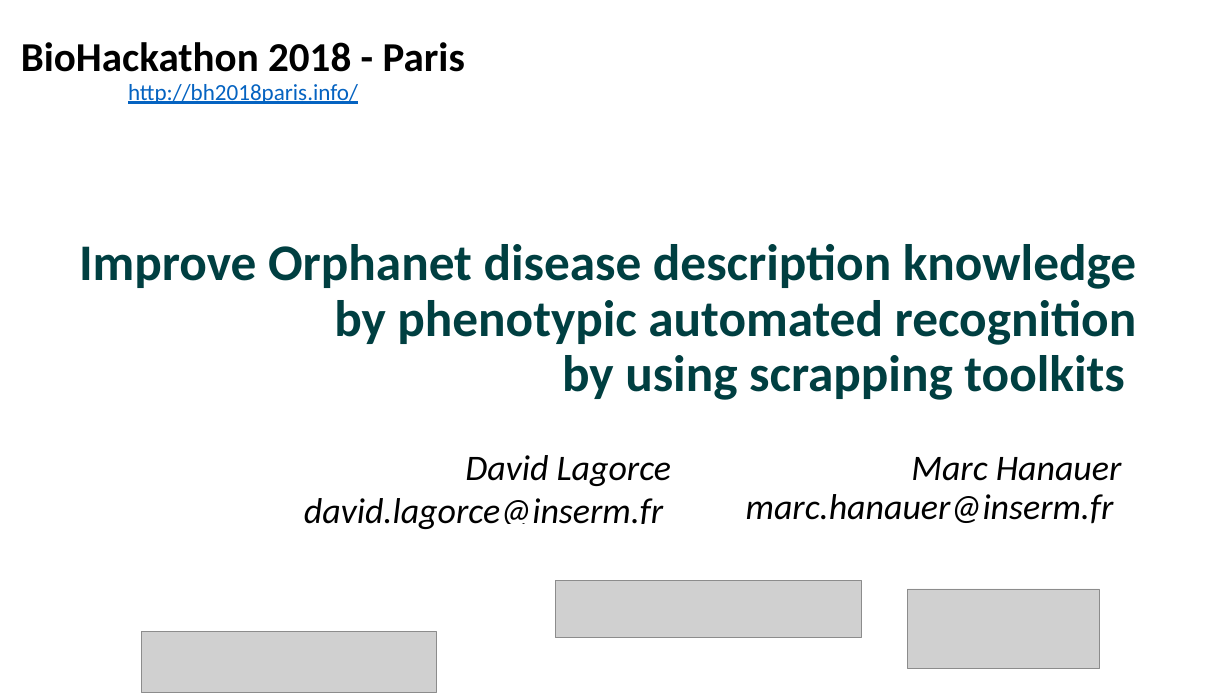
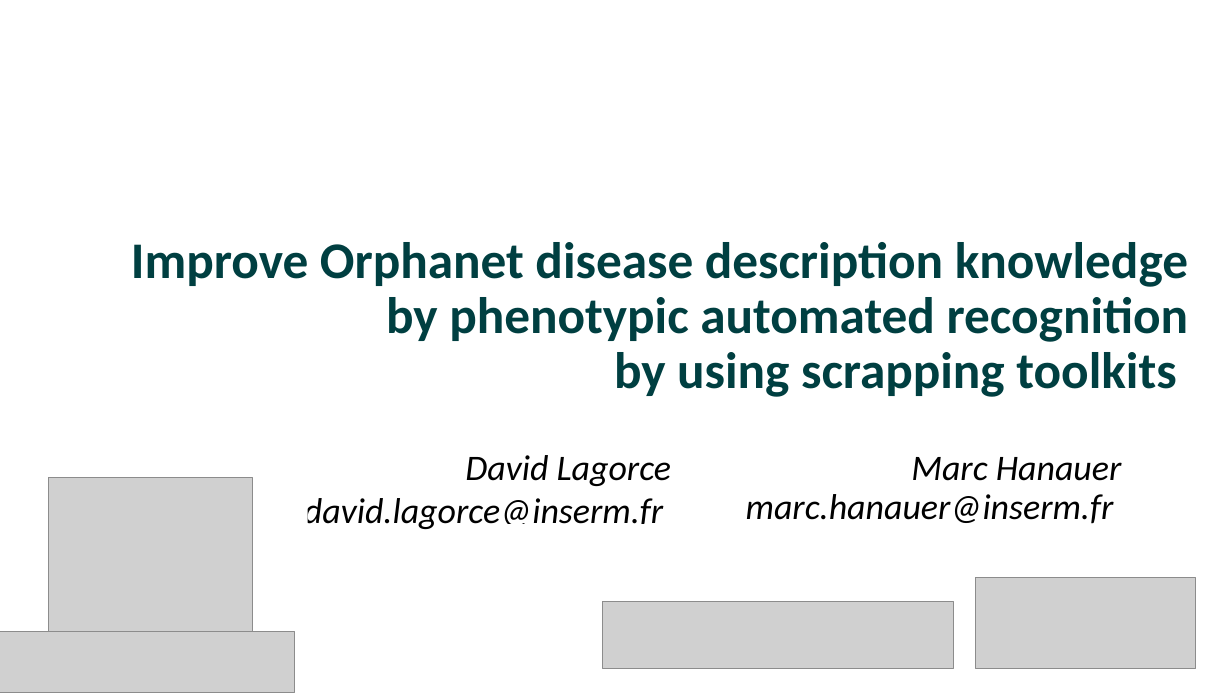
Before and after one commit to elixir-europe/BioHackathon, a slide deck: slide 1 of data/Improve Orphanet disease description knowledge by phenotypic automated recognition using scrapping toolkits/BH_Scrapping_David.pptx. Drawn at 1232x693 pixels with LibreOffice and Linux fonts; fonts in the diff are those of the drawing; grey boxes stand for pictures; background and template pictures are left out. Boxes give left, top, right and bottom in pixels: in the first picture for what was removed or moved away, otherwise in the second. Text is boxed around its words. In the diff, an @@ line names an element or a change of style, - is before the commit and + after.

```diff
--- a/data/Improve Orphanet disease description knowledge by phenotypic automated recognition using scrapping toolkits/BH_Scrapping_David.pptx
+++ b/data/Improve Orphanet disease description knowledge by phenotypic automated recognition using scrapping toolkits/BH_Scrapping_David.pptx
@@ text removed at (21,42,465,104) @@
-BioHackathon 2018 - Paris
-http://bh2018paris.info/
@@ title "Improve Orphanet disease description knowledge ...": place and size @@
-title "Improve Orphanet disease description knowledge ..." at (79,244,1137,400)
+title "Improve Orphanet disease description knowledge ..." at (131,242,1189,397)
@@ picture added at (48,478,252,632) @@
@@ rectangle added at (16,484,308,678), fill #FFFFFF @@
@@ picture: place and size @@
-picture at (908,589,1100,668)
+picture at (976,578,1196,669)
@@ picture: place and size @@
-picture at (555,580,861,638)
+picture at (604,602,955,668)
@@ picture: place and size @@
-picture at (141,631,436,693)
+picture at (0,631,295,693)
```
Also in this commit, not shown: 7 other slides changed.
